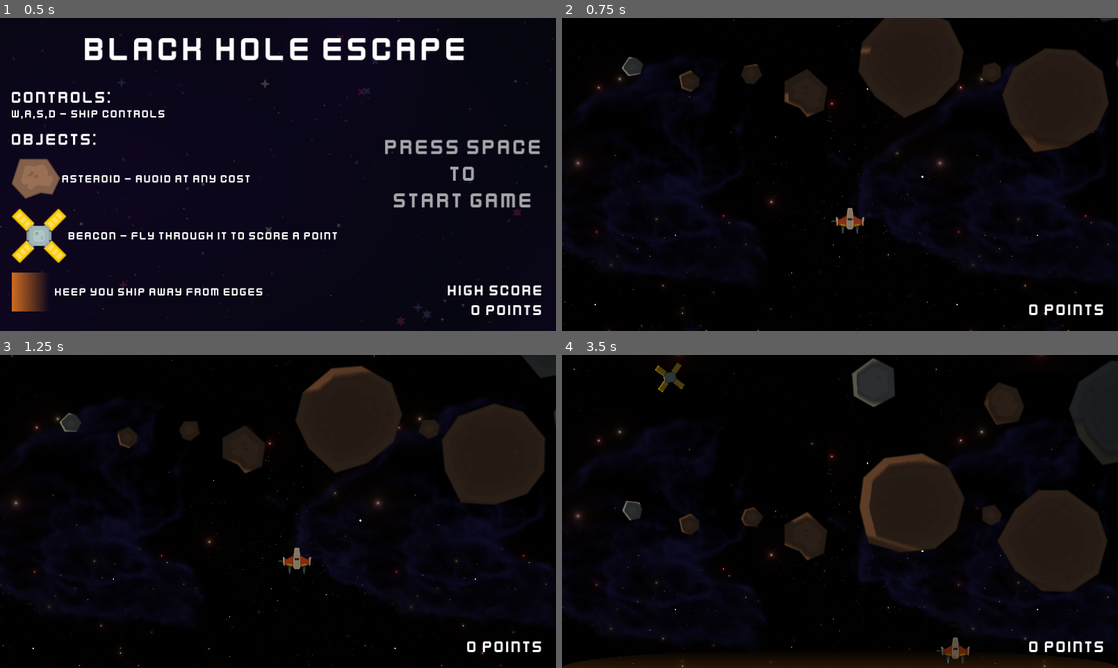
Above: before the commit, frames 1-4 (two rows, left to right).
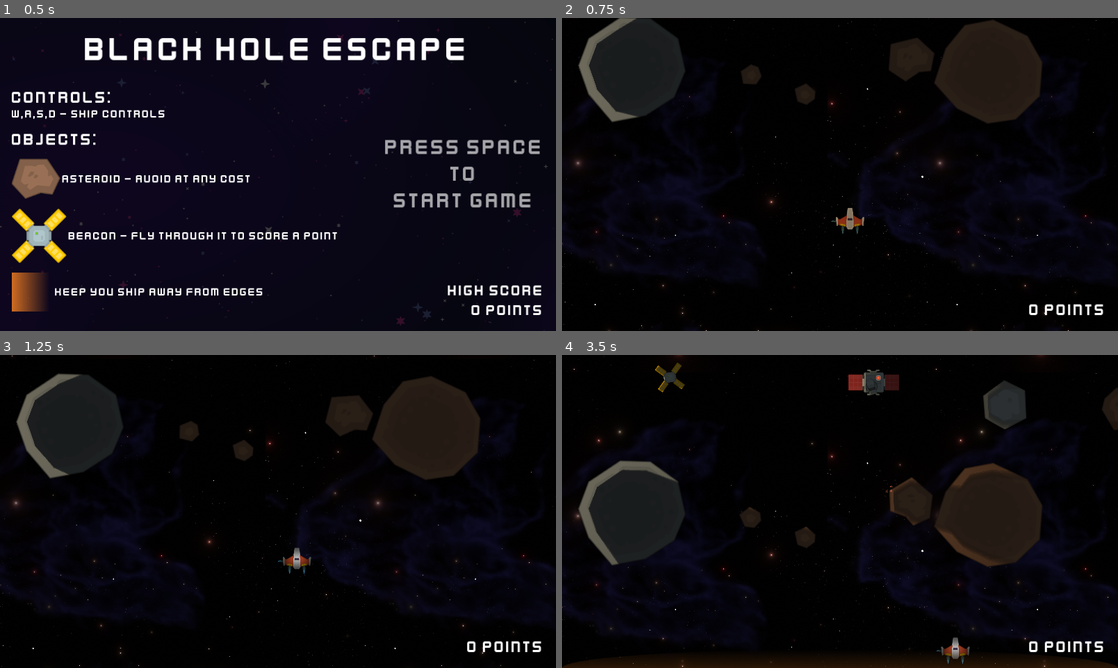
Above: after the commit, the same moments.

Repository: jstasiaczek/black_hole_escape
Game: Godot game, scene res://scenes/main/main.tscn
Same seed, same stepped clock (60 frames per second), same inputs: the game is played once before the commit and once after it.
Inputs:
- Up to frame 1 (0.5 s): no input
- Up to frame 2 (0.75 s): tap Space (action) at 0.5 s; hold D (right) from 0.53 s (still down); tap W (forward) at 0.6 s
- Up to frame 3 (1.25 s): keep holding D (right); tap W (forward) at 0.77, 1.07 s
- Up to frame 4 (3.5 s): tap Space (action) at 1.35, 2.85 s; tap W (forward) at 1.52, 1.55, 1.82, 2.1, 3.02, 3.05, 3.32 s; release D (right) at 2.03 s; hold A (left) 2.03-2.78 s; hold D (right) from 2.78 s (still down)

Frame 1 is identical in both runs. In frame 2, 14% of the frame differs, in the area x 2-100%, y 0-43%; in frame 3, 15%; in frame 4, 18%, in the area x 2-100%, y 0-99%.

Commit message:
added enemy beacon

Diff:
--- a/managers/game_manager.gd
+++ b/managers/game_manager.gd
@@ -2,6 +2,8 @@
 
 const ASTEROID_DESTROY_GROUP: String = "asteroid_destroy";
 const SHIP_GROUP: String = "ship"
+const ASTEROID_GROUP: String = "asteroid"
+const ENEMY_GROUP: String = "enemy"
 const SHIP_BASE_MAIN_SPEED: float = 180
 const SHIP_BASE_SECONDARY_SPEED: float = 80
 const ASTEROID_COUNT_MIN: int = 4
@@ -10,6 +12,7 @@
 const BEACON_SCORE_VALUE: int = 1
 const BEACON_WIDTH = 114
 const GRAVITY: float = 80
+const LASER_SPEED: int = 240
 
 const SPAWNER_TYPE: int = 1
 
--- a/managers/score_manager.gd
+++ b/managers/score_manager.gd
@@ -18,7 +18,6 @@
 		write()
 	else:
 		_high_score = int(file.get_as_text())
-		print(_high_score)
 
 func increas_score(value = 0):
 	_score += value
--- a/managers/signal_manager.gd
+++ b/managers/signal_manager.gd
@@ -2,3 +2,4 @@
 
 signal on_ship_destroyed
 signal on_player_score
+signal on_enemy_fire(start_position: Vector2, end_position: Vector2)
--- a/scenes/asteroids/asteroid.tscn
+++ b/scenes/asteroids/asteroid.tscn
@@ -2,7 +2,7 @@
 
 [ext_resource type="Script" path="res://scenes/asteroids/asteroid.gd" id="1_u7s58"]
 
-[node name="Asteroid" type="Area2D"]
+[node name="Asteroid" type="Area2D" groups=["asteroid"]]
 script = ExtResource("1_u7s58")
 
 [node name="Sprite2D" type="Sprite2D" parent="."]
--- a/scenes/beacon/beacon.tscn
+++ b/scenes/beacon/beacon.tscn
@@ -252,7 +252,7 @@
 [sub_resource type="OccluderPolygon2D" id="OccluderPolygon2D_qmthm"]
 polygon = PackedVector2Array(-26, -20, -11, -5, -11, 4, -11, 6, -26, 20, -20, 26, -4, 9, 6, 9, 7, 12, 20, 26, 26, 20, 11, 6, 11, -7, 13, -7, 26, -20, 20, -26, 4, -9, -5, -9, -8, -13, -20, -25, -27, -20)
 
-[node name="Beacon" type="Area2D"]
+[node name="Beacon" type="Area2D" groups=["beacon"]]
 script = ExtResource("1_u1dab")
 
 [node name="Sprite2D" type="AnimatedSprite2D" parent="."]
--- /dev/null
+++ b/scenes/enemy/enemy.gd
@@ -0,0 +1,35 @@
+extends Area2D
+
+@onready var turret = $Turret
+@onready var timer = $Timer
+
+var player: CharacterBody2D
+
+# Called when the node enters the scene tree for the first time.
+func _ready():
+	player = get_tree().get_first_node_in_group(GameManager.SHIP_GROUP)
+
+	SignalManager.on_ship_destroyed.connect(on_ship_destroyed)
+
+func on_ship_destroyed():
+	set_process(false)
+	timer.stop()
+
+
+# Called every frame. 'delta' is the elapsed time since the previous frame.
+func _process(delta):
+	var angle_to_player = global_position.direction_to(player.position).angle()
+	turret.rotation = angle_to_player - PI / 2
+
+	position.y += GameManager.GRAVITY * delta
+
+
+
+func _on_body_entered(body):
+	if body.is_in_group(GameManager.SHIP_GROUP):
+		SignalManager.on_ship_destroyed.emit()
+	if body.is_in_group(GameManager.ASTEROID_DESTROY_GROUP):
+		queue_free()
+
+func _on_timer_timeout():
+	SignalManager.on_enemy_fire.emit(turret.global_position, player.position)
--- /dev/null
+++ b/scenes/enemy/enemy.tscn
@@ -0,0 +1,56 @@
+[gd_scene load_steps=8 format=3 uid="uid://dabt05yr6s4gr"]
+
+[ext_resource type="Script" path="res://scenes/enemy/enemy.gd" id="1_3r3vg"]
+[ext_resource type="Texture2D" uid="uid://r0ejo35kupkl" path="res://assets/enemy/body.png" id="1_icj76"]
+[ext_resource type="Texture2D" uid="uid://cwxjw5mlqrdxw" path="res://assets/enemy/turret.png" id="2_env1f"]
+
+[sub_resource type="OccluderPolygon2D" id="OccluderPolygon2D_cdo3i"]
+polygon = PackedVector2Array(-34, -36, -34, 34, 34, 34, 34, -36)
+
+[sub_resource type="OccluderPolygon2D" id="OccluderPolygon2D_x6x0m"]
+polygon = PackedVector2Array(-40, 8, -36, 4, -28, 8, -12, 8, -8, 4, 14, 4, 20, 12, 20, 24, 14, 30, 14, 30, -8, 32, -14, 26, -26, 26, -30, 32, -36, 32, -40, 28)
+
+[sub_resource type="Gradient" id="Gradient_4g3ka"]
+colors = PackedColorArray(1, 1, 1, 1, 0, 0, 0, 1)
+
+[sub_resource type="GradientTexture2D" id="GradientTexture2D_qujg7"]
+gradient = SubResource("Gradient_4g3ka")
+fill = 1
+fill_from = Vector2(0.5, 0.5)
+
+[node name="Enemy" type="Area2D"]
+scale = Vector2(0.5, 0.5)
+script = ExtResource("1_3r3vg")
+
+[node name="Body" type="Sprite2D" parent="."]
+texture = ExtResource("1_icj76")
+
+[node name="LightOccluder2D" type="LightOccluder2D" parent="Body"]
+occluder = SubResource("OccluderPolygon2D_cdo3i")
+
+[node name="Turret" type="Sprite2D" parent="."]
+position = Vector2(-10, 18)
+rotation = 1.5708
+texture = ExtResource("2_env1f")
+
+[node name="LightOccluder2D" type="LightOccluder2D" parent="Turret"]
+position = Vector2(-18, -10)
+rotation = -1.5708
+occluder = SubResource("OccluderPolygon2D_x6x0m")
+
+[node name="CollisionPolygon2D" type="CollisionPolygon2D" parent="."]
+visible = false
+polygon = PackedVector2Array(27, -46, 40, -46, 40, -43.9, 46, -38.9, 46, -36, 105, -37, 105, 37, 46, 37, 39, 46, 25.3, 46, 27.1, 54, 5.5, 54, 4, 52, -8.2, 52, -10.2, 54, -32, 54, -32, 46, -40, 46, -40, 43.9, -46, 38.9, -46, 36, -105, 37, -105, -37, -46, -36, -46, -38.8, -38.8, -46, -32, -46, -32, -54, -12.5, -54, 3.4, -52.2, 5.2, -54, 27, -54)
+
+[node name="PointLight2D" type="PointLight2D" parent="."]
+position = Vector2(19, -19)
+scale = Vector2(0.429687, 0.429688)
+texture = SubResource("GradientTexture2D_qujg7")
+texture_scale = 0.8
+
+[node name="Timer" type="Timer" parent="." groups=["enemy"]]
+wait_time = 2.0
+autostart = true
+
+[connection signal="body_entered" from="." to="." method="_on_body_entered"]
+[connection signal="timeout" from="Timer" to="." method="_on_timer_timeout"]
--- a/scenes/game/game.gd
+++ b/scenes/game/game.gd
@@ -2,7 +2,10 @@
 
 var asteroidScene: PackedScene = preload("res://scenes/asteroids/asteroid.tscn")
 var beaconScene: PackedScene = preload("res://scenes/beacon/beacon.tscn")
+var enemyScene: PackedScene = preload("res://scenes/enemy/enemy.tscn")
+const laser: PackedScene = preload("res://scenes/laser/laser.tscn")
 
+@onready var laster_container = $laster_container
 @onready var asteroid_container = $asteroid_container
 @onready var spawn_min = $spawnMin
 @onready var spawn_max = $spawnMax
@@ -11,6 +14,7 @@
 
 var width: int
 var beacon_spawned: bool = false
+var enemy_spawn_countdown: int = 0
 
 func _ready():
 	ScoreManager.reset_score()
@@ -22,6 +26,7 @@
 	spawn_asteroid_selector(250)
 
 	SignalManager.on_ship_destroyed.connect(on_ship_destroyed)
+	SignalManager.on_enemy_fire.connect(on_enemy_fire)
 
 func on_ship_destroyed():
 	set_physics_process(false)
@@ -40,6 +45,10 @@
 	if randi_range(0, 100) > 90 and beacon_spawned == false:
 		beacon_spawned = true
 		asteroid = beaconScene.instantiate()
+		radius = GameManager.BEACON_WIDTH / 2.0
+	elif randi_range(0, 100) > 90 and enemy_spawn_countdown == 0:
+		enemy_spawn_countdown = 5
+		asteroid = enemyScene.instantiate()
 		radius = GameManager.BEACON_WIDTH / 2.0
 	else:
 		asteroid =asteroidScene.instantiate()
@@ -85,6 +94,8 @@
 	var prev_pos: float = 0
 	var prev_radius: float = 0
 	beacon_spawned = false
+	if enemy_spawn_countdown > 0:
+		enemy_spawn_countdown -= 1
 	for i in range(count):
 		var result = getAsteroidOrBeacon()
 		var asteroid: Node2D = result[0]
@@ -98,6 +109,12 @@
 			prev_pos = asteroid.position.x
 			prev_radius = radius
 
+func on_enemy_fire(start_position: Vector2, end_position: Vector2):
+	var laserIns = laser.instantiate()
+	laserIns.player_point = end_position
+	laserIns.position = start_position
+	laster_container.add_child(laserIns)
+
 func _on_timer_timeout():
 	spawn_asteroid_selector()
 
--- a/scenes/game/game.tscn
+++ b/scenes/game/game.tscn
@@ -26,6 +26,8 @@
 
 [node name="Ship" parent="." instance=ExtResource("2_fgaqq")]
 position = Vector2(595, 415)
+
+[node name="laster_container" type="Node" parent="."]
 
 [node name="asteroid_container" type="Node" parent="."]
 
--- /dev/null
+++ b/scenes/laser/laser.gd
@@ -0,0 +1,52 @@
+extends Area2D
+
+@onready var sprite_2d = $Sprite2D
+@onready var explosion_animation = $ExplosionAnimation
+
+var player_point: Vector2
+var direction
+# Called when the node enters the scene tree for the first time.
+func _ready():
+	direction = (player_point - position).normalized()
+	rotation = position.direction_to(player_point).angle() + PI / 2
+	SignalManager.on_ship_destroyed.connect(on_ship_destroyed)
+	move_laser(0.15)
+
+func move_laser(delta):
+	position = position + (GameManager.LASER_SPEED * delta) * direction
+
+
+# Called every frame. 'delta' is the elapsed time since the previous frame.
+func _process(delta):
+	if player_point == null:
+		return
+
+	if sprite_2d.visible:
+		move_laser(delta)
+	position.y += GameManager.GRAVITY * delta
+
+func on_ship_destroyed():
+	set_process(false)
+
+
+func _on_screen_exited():
+	queue_free()
+
+func die():
+	sprite_2d.visible = false
+	explosion_animation.visible = true
+	explosion_animation.play("default")
+
+func _on_area_entered(area):
+	if area.is_in_group(GameManager.ASTEROID_GROUP):
+		die()
+
+
+func _on_body_entered(body):
+	if body.is_in_group(GameManager.SHIP_GROUP):
+		SignalManager.on_ship_destroyed.emit()
+		die()
+
+
+func _on_explosion_animation_animation_finished():
+	queue_free()
--- /dev/null
+++ b/scenes/laser/laser.tscn
@@ -0,0 +1,80 @@
+[gd_scene load_steps=11 format=3 uid="uid://dk0xnahrcm0ca"]
+
+[ext_resource type="Script" path="res://scenes/laser/laser.gd" id="1_euay5"]
+[ext_resource type="Texture2D" uid="uid://yghe30ruji4t" path="res://assets/enemy/laserRed01.png" id="1_rwovp"]
+[ext_resource type="Texture2D" uid="uid://b6hid8ygbg7m4" path="res://assets/enemy/bird_deadz-Sheet.png" id="3_m31ns"]
+
+[sub_resource type="CapsuleShape2D" id="CapsuleShape2D_yyql6"]
+radius = 3.0
+height = 38.0
+
+[sub_resource type="AtlasTexture" id="AtlasTexture_w8t6h"]
+atlas = ExtResource("3_m31ns")
+region = Rect2(0, 0, 33, 33)
+
+[sub_resource type="AtlasTexture" id="AtlasTexture_q15nv"]
+atlas = ExtResource("3_m31ns")
+region = Rect2(33, 0, 33, 33)
+
+[sub_resource type="AtlasTexture" id="AtlasTexture_v6xmi"]
+atlas = ExtResource("3_m31ns")
+region = Rect2(66, 0, 33, 33)
+
+[sub_resource type="AtlasTexture" id="AtlasTexture_txxf4"]
+atlas = ExtResource("3_m31ns")
+region = Rect2(99, 0, 33, 33)
+
+[sub_resource type="AtlasTexture" id="AtlasTexture_7nvdt"]
+atlas = ExtResource("3_m31ns")
+region = Rect2(132, 0, 33, 33)
+
+[sub_resource type="SpriteFrames" id="SpriteFrames_7ir4v"]
+animations = [{
+"frames": [{
+"duration": 1.0,
+"texture": SubResource("AtlasTexture_w8t6h")
+}, {
+"duration": 1.0,
+"texture": SubResource("AtlasTexture_q15nv")
+}, {
+"duration": 1.0,
+"texture": SubResource("AtlasTexture_v6xmi")
+}, {
+"duration": 1.0,
+"texture": SubResource("AtlasTexture_txxf4")
+}, {
+"duration": 1.0,
+"texture": SubResource("AtlasTexture_7nvdt")
+}],
+"loop": false,
+"name": &"default",
+"speed": 15.0
+}]
+
+[node name="Laser" type="Area2D"]
+script = ExtResource("1_euay5")
+
+[node name="Sprite2D" type="Sprite2D" parent="."]
+texture = ExtResource("1_rwovp")
+
+[node name="CollisionShape2D" type="CollisionShape2D" parent="."]
+shape = SubResource("CapsuleShape2D_yyql6")
+
+[node name="PointLight2D" type="PointLight2D" parent="."]
+texture = ExtResource("1_rwovp")
+
+[node name="VisibleOnScreenNotifier2D" type="VisibleOnScreenNotifier2D" parent="."]
+position = Vector2(4.76837e-07, 0.5)
+scale = Vector2(0.6, 2.25)
+
+[node name="ExplosionAnimation" type="AnimatedSprite2D" parent="."]
+visible = false
+position = Vector2(0, -16)
+sprite_frames = SubResource("SpriteFrames_7ir4v")
+frame = 4
+frame_progress = 1.0
+
+[connection signal="area_entered" from="." to="." method="_on_area_entered"]
+[connection signal="body_entered" from="." to="." method="_on_body_entered"]
+[connection signal="screen_exited" from="VisibleOnScreenNotifier2D" to="." method="_on_screen_exited"]
+[connection signal="animation_finished" from="ExplosionAnimation" to="." method="_on_explosion_animation_animation_finished"]
--- a/scenes/ship/ship.gd
+++ b/scenes/ship/ship.gd
@@ -1,21 +1,20 @@
 extends CharacterBody2D
-
 @onready var image = $Image
-@onready var thruster_forward = $thrusterForward
-@onready var thruster_backward = $thrusterBackward
-@onready var thruster_right = $thrusterRight
-@onready var thruster_left = $thrusterLeft
+@onready var thruster_forward = $thrusters/thrusterForward
+@onready var thruster_backward = $thrusters/thrusterBackward
+@onready var thruster_right = $thrusters/thrusterRight
+@onready var thruster_left = $thrusters/thrusterLeft
+@onready var engine_1 = $thrusters/engine1
+@onready var engine_2 = $thrusters/engine2
 @onready var destroy = $destroy
 @onready var thruster_audio = $ThrusterAudio
 @onready var boom_player = $BoomPlayer
-@onready var engine_1 = $engine1
-@onready var engine_2 = $engine2
-@onready var thruster_light = $thrusterLight
-@onready var thruster_light_back = $thrusterLightBack
-@onready var thruster_light_left = $thrusterLightLeft
-@onready var thruster_light_right = $thrusterLightRight
-@onready var engine_light_2 = $engineLight2
-@onready var engine_light = $engineLight
+@onready var thruster_light = $lights/thrusterLight
+@onready var thruster_light_back = $lights/thrusterLightBack
+@onready var thruster_light_left = $lights/thrusterLightLeft
+@onready var thruster_light_right = $lights/thrusterLightRight
+@onready var engine_light_2 = $lights/engineLight2
+@onready var engine_light = $lights/engineLight
 
 var died: bool = false
 var button_pressed_count: int = 0
@@ -29,19 +28,6 @@
 	thruster_audio.play()
 
 	SignalManager.on_ship_destroyed.connect(die)
-
-func reset_thrusters():
-	thruster_forward.visible = false
-	thruster_light.visible = false
-	thruster_backward.visible = false
-	thruster_left.visible = false
-	thruster_right.visible = false
-	thruster_light_back.visible = false
-	thruster_light_left.visible = false
-	thruster_light_right.visible = false
-	engine_light.visible = false
-	engine_light_2.visible = false
-	thruster_audio.stop()
 
 func _physics_process(delta):
 	if died:
@@ -89,3 +75,16 @@
 	engine_2.hide()
 	thruster_audio.stop()
 	destroy.play("default")
+
+func reset_thrusters():
+	thruster_forward.visible = false
+	thruster_light.visible = false
+	thruster_backward.visible = false
+	thruster_left.visible = false
+	thruster_right.visible = false
+	thruster_light_back.visible = false
+	thruster_light_left.visible = false
+	thruster_light_right.visible = false
+	engine_light.visible = false
+	engine_light_2.visible = false
+	thruster_audio.stop()
--- a/scenes/ship/ship.tscn
+++ b/scenes/ship/ship.tscn
@@ -25,6 +25,15 @@
 "speed": 5.0
 }]
 
+[sub_resource type="Gradient" id="Gradient_hpyqp"]
+offsets = PackedFloat32Array(0, 0.707792)
+colors = PackedColorArray(1, 1, 1, 1, 0, 0, 0, 1)
+
+[sub_resource type="GradientTexture2D" id="GradientTexture2D_drav0"]
+gradient = SubResource("Gradient_hpyqp")
+fill = 1
+fill_from = Vector2(0.5, 0.486239)
+
 [sub_resource type="AtlasTexture" id="AtlasTexture_qlul5"]
 atlas = ExtResource("5_vfavq")
 region = Rect2(0, 0, 96, 96)
@@ -117,39 +126,32 @@
 "speed": 5.0
 }]
 
-[sub_resource type="Gradient" id="Gradient_hpyqp"]
-offsets = PackedFloat32Array(0, 0.707792)
-colors = PackedColorArray(1, 1, 1, 1, 0, 0, 0, 1)
-
-[sub_resource type="GradientTexture2D" id="GradientTexture2D_drav0"]
-gradient = SubResource("Gradient_hpyqp")
-fill = 1
-fill_from = Vector2(0.5, 0.486239)
-
 [node name="Ship" type="CharacterBody2D" groups=["ship"]]
 scale = Vector2(0.6, 0.6)
 script = ExtResource("1_u2t6m")
 
-[node name="thrusterForward" type="AnimatedSprite2D" parent="."]
+[node name="thrusters" type="Node2D" parent="."]
+
+[node name="thrusterForward" type="AnimatedSprite2D" parent="thrusters"]
 position = Vector2(0, 48.3333)
 scale = Vector2(0.8, 0.8)
 sprite_frames = SubResource("SpriteFrames_l4n8m")
 autoplay = "default"
 frame_progress = 0.781914
 
-[node name="engine1" type="AnimatedSprite2D" parent="."]
+[node name="engine1" type="AnimatedSprite2D" parent="thrusters"]
 position = Vector2(25, 37)
 sprite_frames = SubResource("SpriteFrames_l4n8m")
 autoplay = "default"
 frame_progress = 0.781914
 
-[node name="engine2" type="AnimatedSprite2D" parent="."]
+[node name="engine2" type="AnimatedSprite2D" parent="thrusters"]
 position = Vector2(-25, 37)
 sprite_frames = SubResource("SpriteFrames_l4n8m")
 autoplay = "default"
 frame_progress = 0.781914
 
-[node name="thrusterBackward" type="AnimatedSprite2D" parent="."]
+[node name="thrusterBackward" type="AnimatedSprite2D" parent="thrusters"]
 position = Vector2(-7.95808e-13, -46.6667)
 rotation = -3.14159
 scale = Vector2(0.6, 0.6)
@@ -157,7 +159,7 @@
 autoplay = "default"
 frame_progress = 0.0197355
 
-[node name="thrusterRight" type="AnimatedSprite2D" parent="."]
+[node name="thrusterRight" type="AnimatedSprite2D" parent="thrusters"]
 position = Vector2(56.6667, 8.33333)
 rotation = -1.5708
 scale = Vector2(0.6, 0.6)
@@ -165,13 +167,50 @@
 autoplay = "default"
 frame_progress = 0.0197355
 
-[node name="thrusterLeft" type="AnimatedSprite2D" parent="."]
+[node name="thrusterLeft" type="AnimatedSprite2D" parent="thrusters"]
 position = Vector2(-56.6667, 8.33333)
 rotation = 1.5708
 scale = Vector2(0.6, 0.6)
 sprite_frames = SubResource("SpriteFrames_l4n8m")
 autoplay = "default"
 frame_progress = 0.0197355
+
+[node name="lights" type="Node2D" parent="."]
+
+[node name="internalLight" type="PointLight2D" parent="lights"]
+scale = Vector2(1.66667, 1.2)
+energy = 0.8
+texture = SubResource("GradientTexture2D_drav0")
+
+[node name="engineLight" type="PointLight2D" parent="lights"]
+position = Vector2(-25, 40)
+texture = ExtResource("4_3o72o")
+
+[node name="engineLight2" type="PointLight2D" parent="lights"]
+position = Vector2(25, 40)
+texture = ExtResource("4_3o72o")
+
+[node name="thrusterLight" type="PointLight2D" parent="lights"]
+position = Vector2(0, 51.6667)
+texture = ExtResource("4_3o72o")
+
+[node name="thrusterLightBack" type="PointLight2D" parent="lights"]
+position = Vector2(3.48166e-13, -46.6667)
+rotation = -3.14159
+scale = Vector2(0.833, 0.6)
+texture = ExtResource("4_3o72o")
+
+[node name="thrusterLightLeft" type="PointLight2D" parent="lights"]
+position = Vector2(-56.6667, 8.33333)
+rotation = 1.5708
+scale = Vector2(0.833, 0.6)
+texture = ExtResource("4_3o72o")
+
+[node name="thrusterLightRight" type="PointLight2D" parent="lights"]
+position = Vector2(56.6667, 8.33333)
+rotation = -1.5708
+scale = Vector2(0.833, 0.6)
+texture = ExtResource("4_3o72o")
 
 [node name="destroy" type="AnimatedSprite2D" parent="."]
 visible = false
@@ -193,40 +232,5 @@
 [node name="BoomPlayer" type="AudioStreamPlayer" parent="."]
 stream = ExtResource("7_gfd7o")
 
-[node name="PointLight2D" type="PointLight2D" parent="."]
-scale = Vector2(1.66667, 1.2)
-energy = 0.8
-texture = SubResource("GradientTexture2D_drav0")
-
-[node name="engineLight" type="PointLight2D" parent="."]
-position = Vector2(-25, 40)
-texture = ExtResource("4_3o72o")
-
-[node name="engineLight2" type="PointLight2D" parent="."]
-position = Vector2(25, 40)
-texture = ExtResource("4_3o72o")
-
-[node name="thrusterLight" type="PointLight2D" parent="."]
-position = Vector2(0, 51.6667)
-texture = ExtResource("4_3o72o")
-
-[node name="thrusterLightBack" type="PointLight2D" parent="."]
-position = Vector2(3.48166e-13, -46.6667)
-rotation = -3.14159
-scale = Vector2(0.833, 0.6)
-texture = ExtResource("4_3o72o")
-
-[node name="thrusterLightLeft" type="PointLight2D" parent="."]
-position = Vector2(-56.6667, 8.33333)
-rotation = 1.5708
-scale = Vector2(0.833, 0.6)
-texture = ExtResource("4_3o72o")
-
-[node name="thrusterLightRight" type="PointLight2D" parent="."]
-position = Vector2(56.6667, 8.33333)
-rotation = -1.5708
-scale = Vector2(0.833, 0.6)
-texture = ExtResource("4_3o72o")
-
 [node name="Image" type="Sprite2D" parent="."]
 texture = ExtResource("2_38lnr")
Binary file added: assets/enemy/bird_deadz-Sheet.png
Not shown, added: assets/enemy/bird_deadz-Sheet.png.import
Binary file added: assets/enemy/body.png
Not shown, added: assets/enemy/body.png.import
Binary file added: assets/enemy/laserRed01.png
Not shown, added: assets/enemy/laserRed01.png.import
Binary file added: assets/enemy/light.png
Not shown, added: assets/enemy/light.png.import
Binary file added: assets/enemy/turret.png
Not shown, added: assets/enemy/turret.png.import
Not shown, changed: html_release/index.pck
